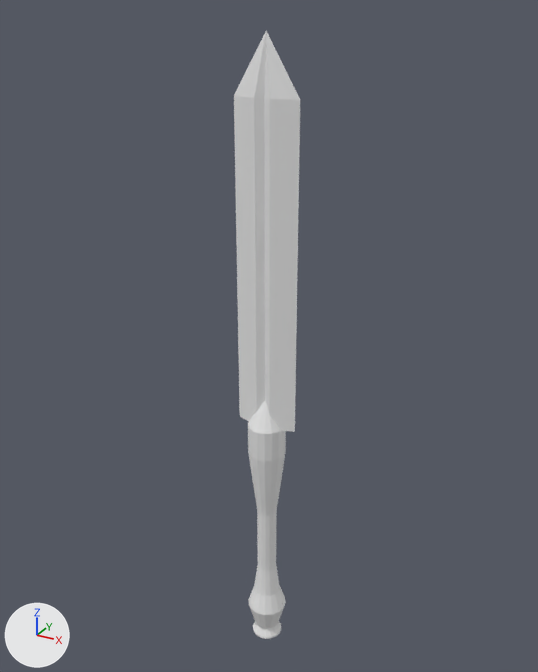
An edit to the Blender file Stage 1 Cert IV Games/Sword.blend, drawn before and after from the same camera.
Before and after are seen from a 50 mm camera at (30.3, -54.6, 36.6) aimed at (-0.7, 1.7, 8.4). Lighting does not change. The marker at lower left points along +X, +Y and +Z.
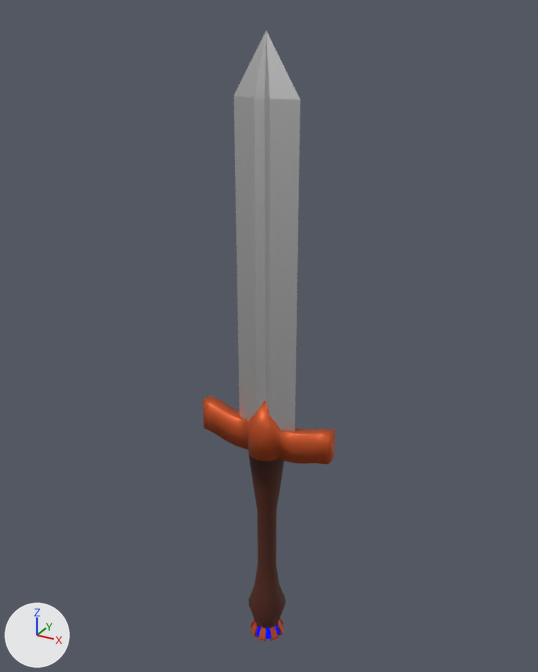
The newer file is also rescaled (x0.194) as a whole; pictures and numbers use the older file's frame.

Boxes (x1, y1, x2, y2) around the edits, measured in the pictures (538 x 672 px):
'Circle', reshaped (99% wider): before (234, 31, 300, 639); after (203, 31, 335, 641)
part 1 of me_circle, built on: before (279, 431, 286, 458); after (203, 396, 335, 465)
part 2 of me_circle, built on: after (250, 619, 284, 641)
part 3 of me_circle, recoloured: (234, 31, 300, 432) in both
part 4 of me_circle, recoloured: (256, 625, 280, 639) in both
part 5 of me_circle, recoloured (white to brown): (248, 455, 286, 628) in both
part 6 of me_circle, recoloured (white to brown): (248, 401, 281, 461) in both

The change, as a diff of the scene's bpy script:
```diff
--- a/Stage 1 Cert IV Games/Sword.blend.py
+++ b/Stage 1 Cert IV Games/Sword.blend.py
@@ mat_handle @@
+mat_handle = principled_material('Handle')
+mat_handle.base_color = (0.0766, 0.0137, 0.00398)  # brown #4e1f0d
+mat_handle.roughness = 0.75
@@ mat_blade @@
+mat_blade = principled_material('Blade')
+mat_blade.base_color = (0.787, 0.787, 0.787)  # white #e5e5e5
+mat_blade.metallic = 1.0
@@ mat_guard @@
+mat_guard = principled_material('Guard')
+mat_guard.base_color = (0.604, 0.0921, 0.0171)  # orange #cc5623
+mat_guard.metallic = 0.5
@@ mat_gem @@
+mat_gem = emission_material('Gem')
+mat_gem.base_color = (0.00268, 0.00674, 1.0)  # blue #0913ff
@@ me_circle @@
 # used by ob_circle; location = (0.0, 0.0, 0.0)
-me_circle.from_pydata(...)  # 291 vertices, 296 faces; spans x -3.0..3.0, y -2.0..2.0, z -26.4..35.0
+me_circle.from_pydata(...)  # 435 vertices, 440 faces; spans x -7.0..7.0, y -2.0..2.0, z -26.4..35.0
+# me_circle part 1
+# 4 faces are deleted
+# 16 vertices are added at x -7.0..7.0, y -0.7..0.7, z -2.2..1.1
+# 6 new vertices lie (-1.3, 0.0, 0.0) away from vertices in x -1.8..-1.7, y -0.7..0.7, z -3.0..0.0
+# 6 new vertices lie (1.3, 0.0, 0.0) away from vertices in x 1.7..1.8, y -0.7..0.7, z -3.0..0.0
+# 5 new vertices lie (-1.3, 0.0, 0.3) away from vertices in x -3.1..-3.0, y -0.7..0.7, z -3.0..0.0
+# 5 new vertices lie (-1.3, 0.0, 0.4) away from vertices in x -4.3..-3.1, y -0.7..0.7, z -2.7..0.3
+# 5 new vertices lie (1.3, 0.0, 0.3) away from vertices in x 3.0..3.1, y -0.7..0.7, z -3.0..0.0
+# 5 new vertices lie (1.3, 0.0, 0.4) away from vertices in x 3.1..4.3, y -0.7..0.7, z -2.7..0.3
+# 52 new faces join them, mat_guard (orange #cc5623), smooth
+# me_circle part 2
+# 8 faces are deleted
+# 96 vertices are added at x -1.8..1.9, y -1.9..1.9, z -26.4..-25.6
+# 80 new faces join them, mat_guard (orange #cc5623)
+# 24 new faces join them, mat_blade (white #e5e5e5)
+# me_circle part 3: 80 faces spanning x -3.0..3.0, y -1.6..1.6, z -26.4..35.0 switch from no material to mat_blade (white #e5e5e5)
+# me_circle part 4: 40 faces spanning x -1.6..1.6, y -1.6..1.6, z -26.4..-24.5 switch from no material to mat_gem (blue #0913ff)
+# me_circle part 5: 136 faces spanning x -2.0..2.0, y -2.0..2.0, z -24.5..-3.0 switch from no material to mat_handle (brown #4e1f0d)
+# me_circle part 6: 28 faces spanning x -1.8..1.8, y -1.8..1.8, z -3.0..3.3 switch from no material to mat_guard (orange #cc5623)
```
